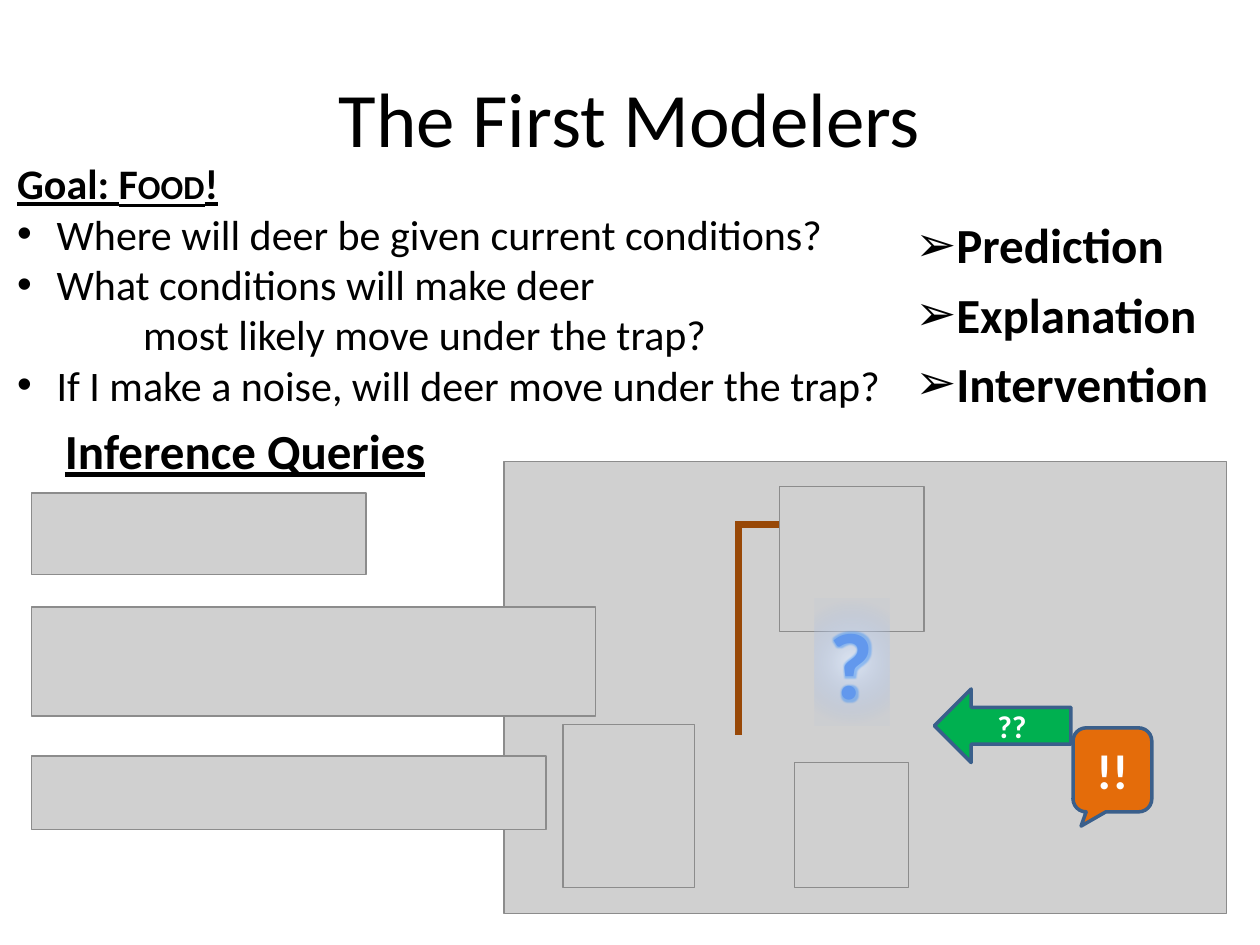
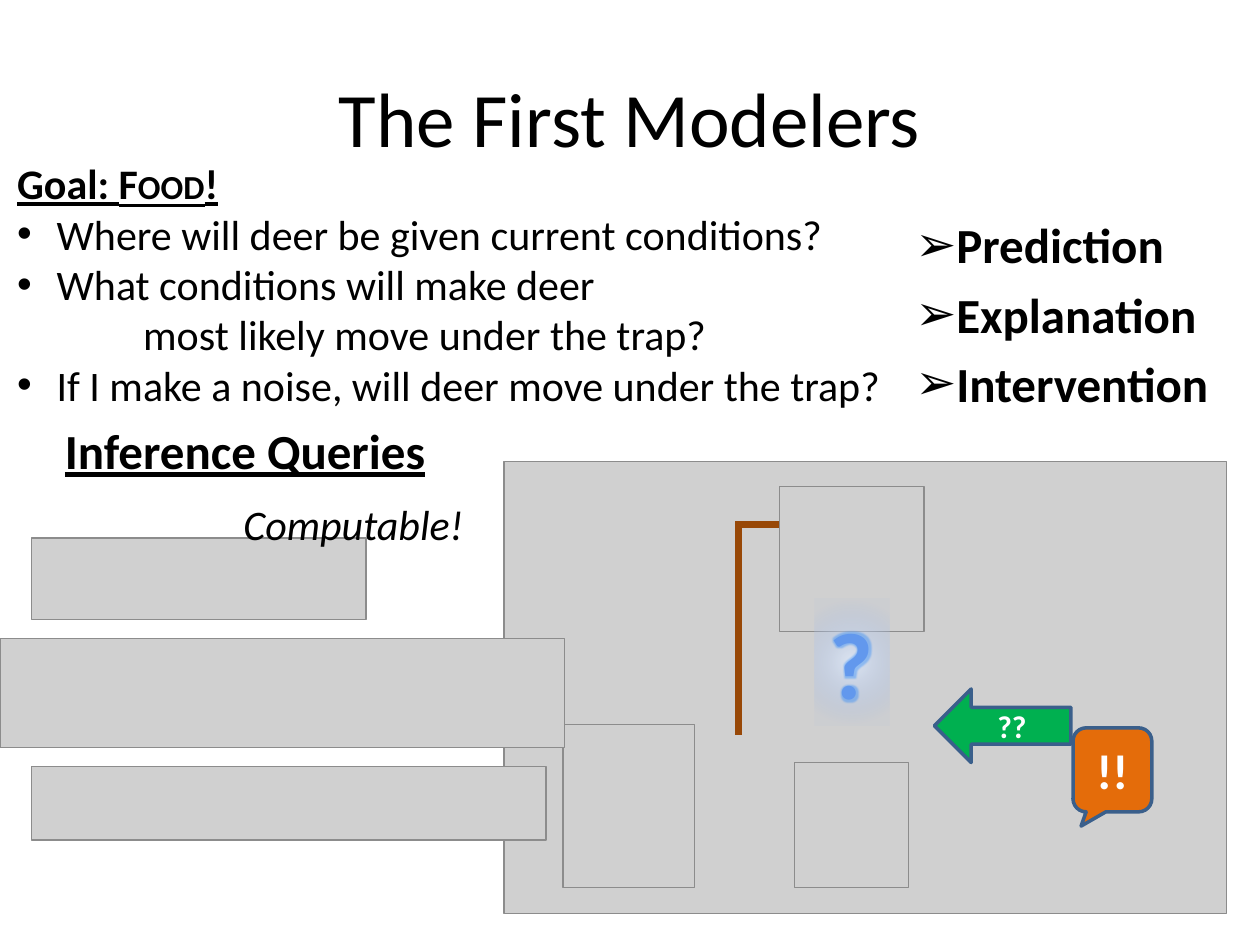
Before and after one commit to dhutchis/ModelTalk, a slide deck: slide 3 of ModelTalk.pptx. Drawn at 1260x945 pixels with LibreOffice and Linux fonts; fonts in the diff are those of the drawing; grey boxes stand for pictures. Boxes give left, top, right and bottom in pixels: in the first picture for what was removed or moved away, otherwise in the second. Text is boxed around its words. In the diff, an @@ line names an element or a change of style, - is before the commit and + after.

```diff
--- a/ModelTalk.pptx
+++ b/ModelTalk.pptx
@@ picture: place and size @@
-picture at <box>32,493,367,575</box>
+picture at <box>32,538,367,620</box>
@@ text added at <box>243,510,463,550</box>, 24 pt, text #000000, italic @@
+Computable!
@@ picture: place and size @@
-picture at <box>32,607,596,716</box>
+picture at <box>0,639,564,747</box>
@@ picture: place and size @@
-picture at <box>32,756,546,829</box>
+picture at <box>32,766,546,839</box>
```
Also in this commit, not shown: 4 other slides changed, 4 slides added, 1 other file.
